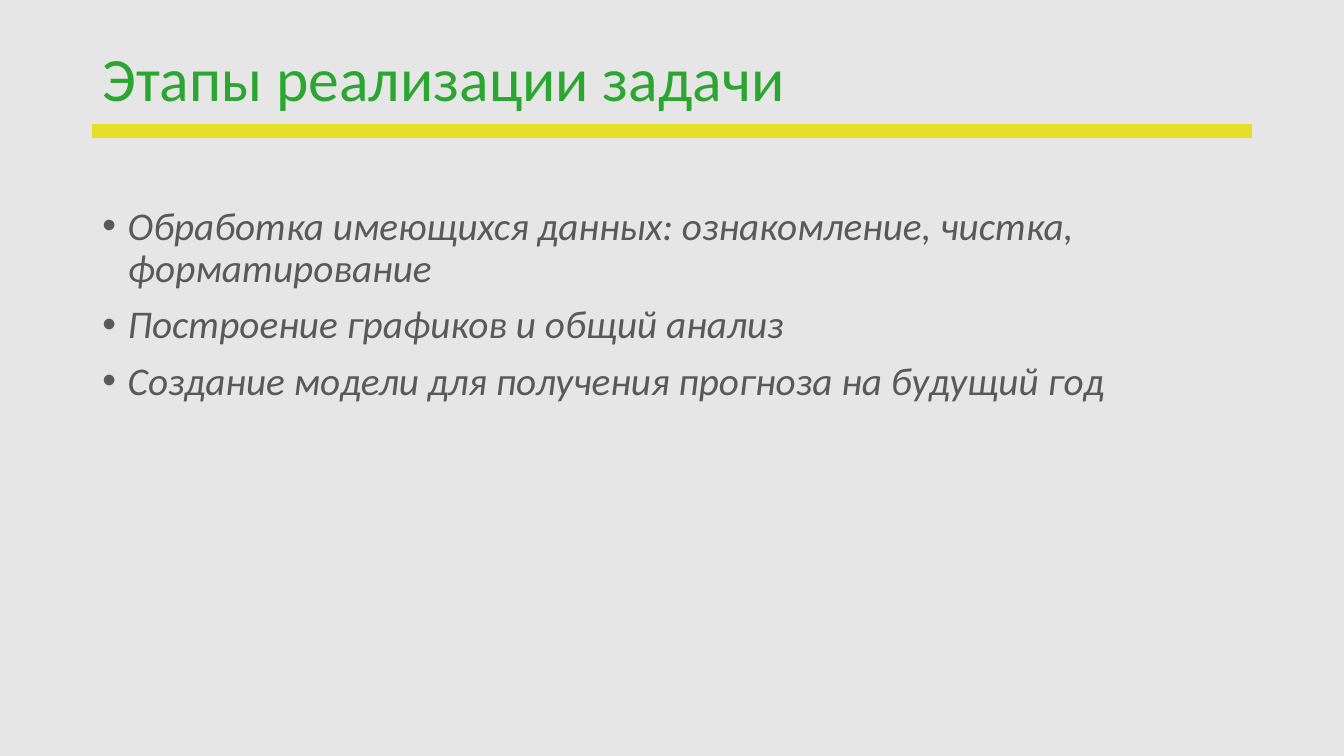
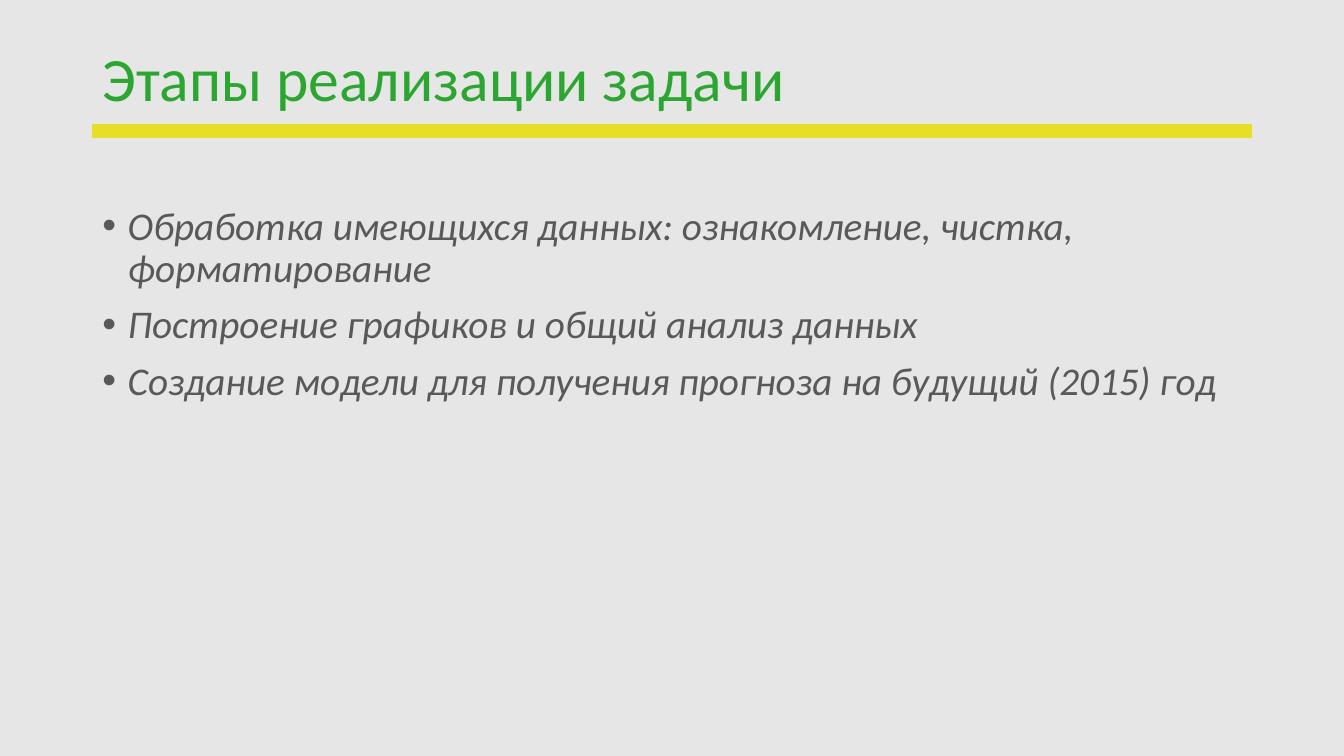
Before and after one commit to PhilippRemizov/My_final_project, a slide deck: slide 4 of Ремизов Филипп.pptx. Drawn at 1344x756 pixels with LibreOffice and Linux fonts; fonts in the diff are those of the drawing; background and template pictures are left out. Boxes give left, top, right and bottom in pixels: in the first picture for what was removed or moved away, otherwise in the second. Text is boxed around its words. In the diff, an @@ line names an element or a change of style, - is before the commit and + after.

```diff
--- a/Ремизов Филипп.pptx
+++ b/Ремизов Филипп.pptx
@@ text at (128,311,1216,402): text changed @@
-• Построение графиков и общий анализ
-• Создание модели для получения прогноза на будущий год
+• Построение графиков и общий анализ данных
+• Создание модели для получения прогноза на будущий (2015) год
```
Also in this commit, not shown: 4 other slides changed.
